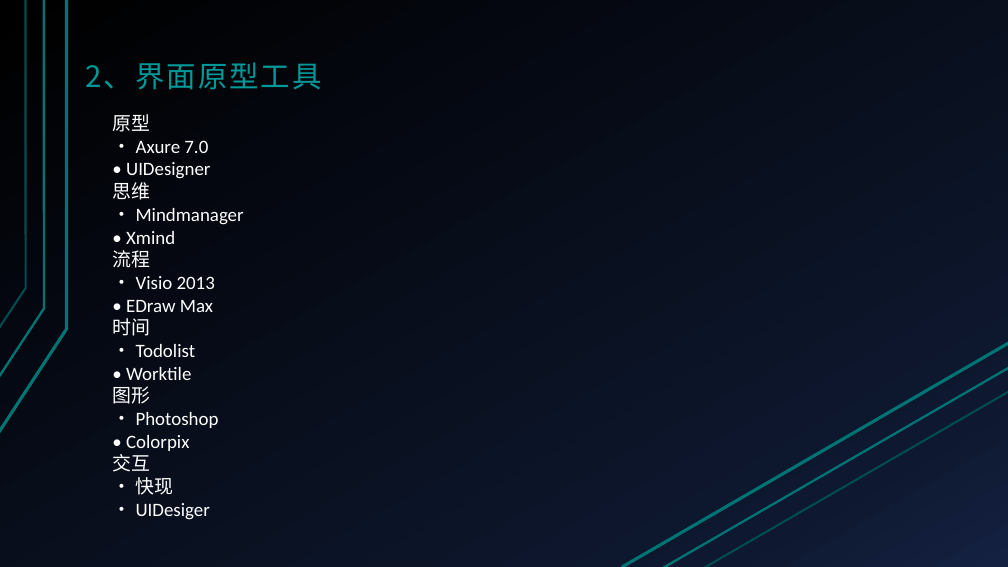
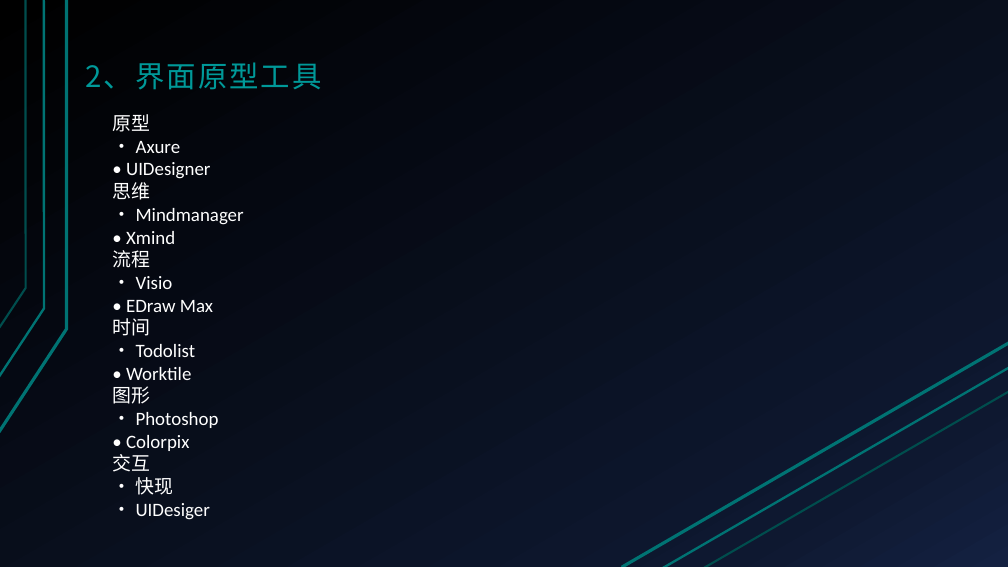
Before and after one commit to KINNNNNNG/G13, a slide deck: slide 7 of PPT/UML翻转课堂PPT/PRD-2016-G13-UML基础Ⅱ-界面原型-1.0.pptx. Drawn at 1008x567 pixels with LibreOffice and Linux fonts; fonts in the diff are those of the drawing. Boxes give left, top, right and bottom in pixels: in the first picture for what was removed or moved away, otherwise in the second. Text is boxed around its words. In the diff, an @@ line names an element or a change of style, - is before the commit and + after.

```diff
--- a/PPT/UML翻转课堂PPT/PRD-2016-G13-UML基础Ⅱ-界面原型-1.0.pptx
+++ b/PPT/UML翻转课堂PPT/PRD-2016-G13-UML基础Ⅱ-界面原型-1.0.pptx
@@ text at bbox=[112, 114, 244, 520]: text changed @@
-原型
-• Axure 7.0
-• UIDesigner
-思维
-• Mindmanager
-• Xmind
-流程
-• Visio 2013
-• EDraw Max
-时间
-• Todolist
-• Worktile
-图形
-• Photoshop
-• Colorpix
-交互
-• 快现
-• UIDesiger
+原型
+• Axure
+• UIDesigner
+思维
+• Mindmanager
+• Xmind
+流程
+• Visio
+• EDraw Max
+时间
+• Todolist
+• Worktile
+图形
+• Photoshop
+• Colorpix
+交互
+• 快现
+• UIDesiger
```
Also in this commit, not shown: 6 other slides changed, 1 slide added.
